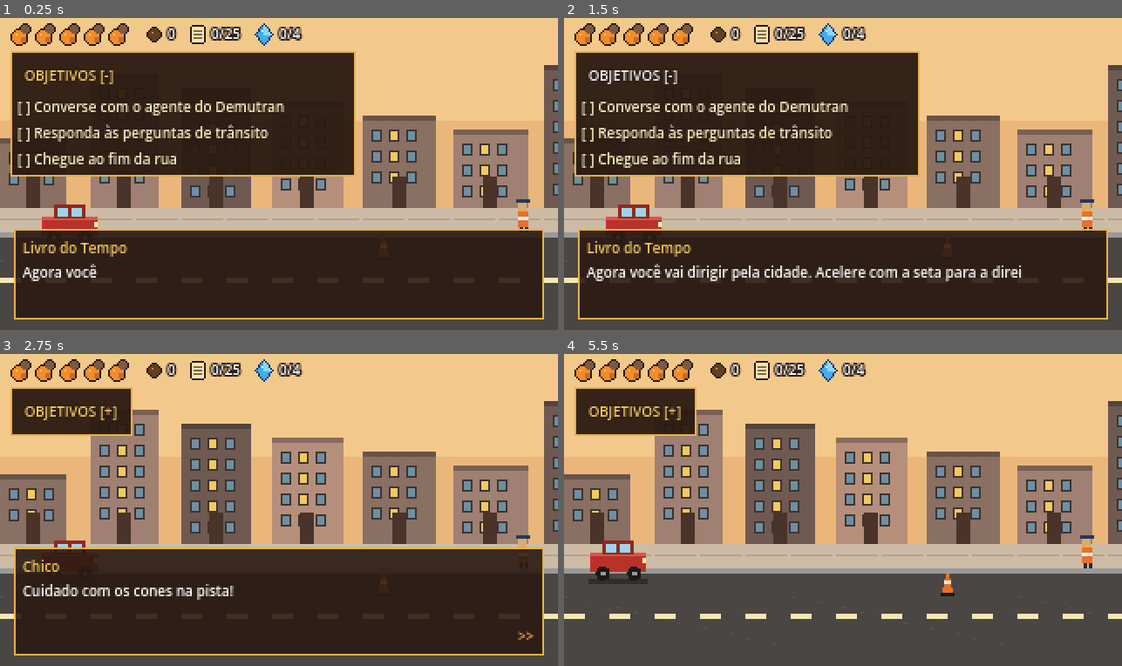
Above: before the commit, frames 1-4 (two rows, left to right).
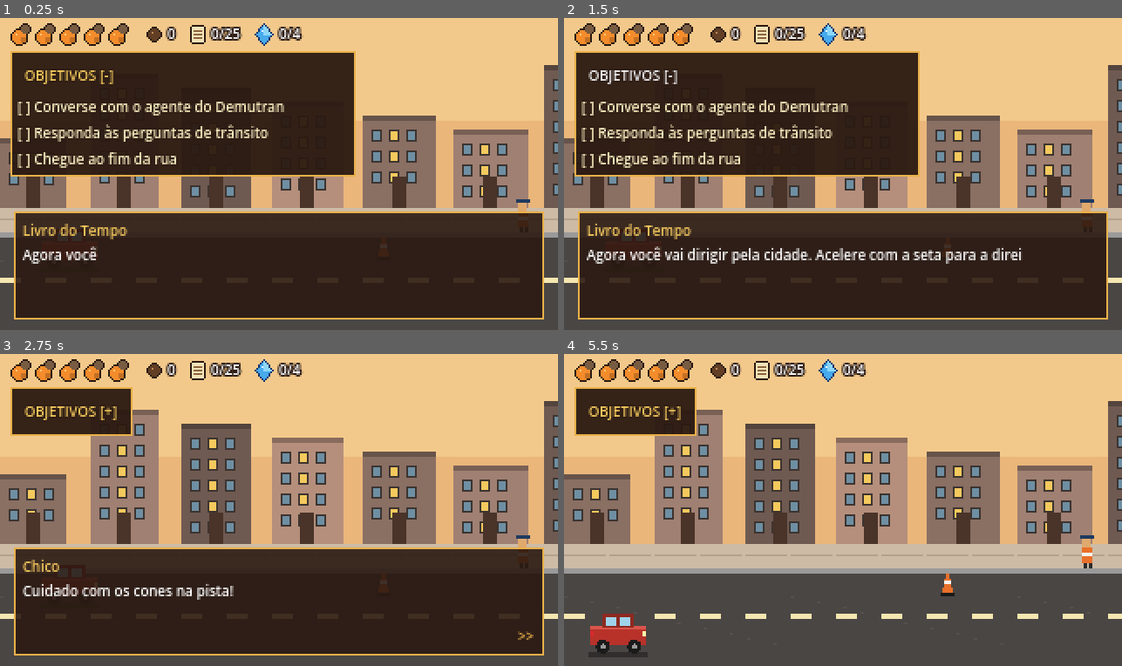
Above: after the commit, the same moments.

Repository: helicleiton/horizonte-jornada-no-tempo
Game: Godot game, scene res://scenes/levels/fase_carro.tscn
Two runs of this game, one before a commit and one after it. Both use one fixed random seed, a clock stepped at 60 frames per second and the inputs below. This scene is started directly instead of the project's main scene.
Inputs (mouse positions are in pixels of both pictures, inside the frame that each line leads up to):
- Up to frame 1 (0.25 s): no input
- Up to frame 2 (1.5 s): click "OBJETIVOS [-]" at 0.5 s; click "OBJETIVOS [+]" at 1.25 s
- Up to frame 3 (2.75 s): tap Enter at 2 s; move the mouse to (401, 494) at 2.02 s; hold D (mover_direita) from 2.03 s (still down); hold Space (pular) from 2.03 s (still down); click (401, 494) at 2.17 s
- Up to frame 4 (5.5 s): release D (mover_direita) at 2.75 s; release Space (pular) at 2.75 s; drag from (731, 525) to (815, 572) at 2.77 s; tap Space (pular) at 3.5, 3.8 s; move the mouse to (898, 441) at 3.52 s; hold A (mover_esquerda) 3.53-4.25 s; hold E (interagir) 3.53-4.25 s; drag from (815, 572) to (675, 463) at 4.27 s; tap Enter at 5, 5.1 s; move the mouse to (1010, 556) at 5.02 s; hold D (mover_direita) from 5.03 s (still down); hold Space (pular) from 5.03 s (still down)

The runs differ from the first frame. In frame 1, 7.0% of the frame differs, in the area x 2-98%, y 59-85%; in frame 2, 9.3%; in frame 3, 0.1%; in frame 4, 2.2%.

Commit message:
Fase do carro: duas faixas para desviar dos cones
Co-Authored-By: Claude Haiku 5.5 <noreply@anthropic.com>

Diff:
--- a/data/dialogos_fase8.json
+++ b/data/dialogos_fase8.json
@@ -5,7 +5,7 @@
   "nos": {
    "a1": {
     "quem": "Livro do Tempo",
-    "fala": "Agora você vai dirigir pela cidade. Acelere com a seta para a direita e freie com a seta para a esquerda.",
+    "fala": "Agora você vai dirigir pela cidade. Acelere com a seta para a direita e freie com a seta para a esquerda. Para trocar de faixa e desviar dos cones, use Espaço ou a seta para cima.",
     "proximo": "a2"
    },
    "a2": {
--- a/scripts/levels/carro_cidade.gd
+++ b/scripts/levels/carro_cidade.gd
@@ -10,7 +10,11 @@
 var _x := 40.0
 var _velocidade := 0.0
 var _camera: Camera2D
-var _cones := [220.0, 480.0, 640.0, 930.0, 1180.0]
+## Duas faixas: 0 = de cima, 1 = de baixo. Cada cone fica em uma faixa.
+const FAIXAS_Y := [138.0, 166.0]
+var _faixa := 0
+var _y_carro := FAIXAS_Y[0]
+var _cones := [[220.0, 0], [480.0, 1], [640.0, 0], [930.0, 1], [1180.0, 0]]
 var _atingidos := {}
 var _gatilhos := {
 	300.0: ["agente_demutran"],
@@ -46,6 +50,10 @@
 	else:
 		_velocidade = move_toward(_velocidade, 0.0, 300.0 * delta)
 	_x = clampf(_x + _velocidade * delta, 0.0, LIMITE)
+	# Troca de faixa com a tecla de pular (Espaço, W ou seta para cima).
+	if not DialogueBox.ativo and Input.is_action_just_pressed("pular"):
+		_faixa = 1 - _faixa
+	_y_carro = lerpf(_y_carro, FAIXAS_Y[_faixa], minf(1.0, delta * 12.0))
 	_camera.position = Vector2(_x + 16.0, 90.0)
 	_verificar_eventos()
 	_piscar += delta
@@ -55,8 +63,10 @@
 ## Batidas nos cones e gatilhos de conversa ao passar pelos agentes.
 func _verificar_eventos() -> void:
 	for cone in _cones:
-		if not _atingidos.has(cone) and absf(_x - cone) < 10.0:
-			_atingidos[cone] = true
+		var pos: float = cone[0]
+		var faixa: int = cone[1]
+		if not _atingidos.has(pos) and faixa == _faixa and absf(_x - pos) < 10.0:
+			_atingidos[pos] = true
 			GameState.perder_caju()
 			_velocidade = 0.0
 	for pos in _gatilhos:
@@ -73,11 +83,11 @@
 	_desenhar_ceu_e_predios()
 	_desenhar_rua()
 	for cone in _cones:
-		_desenhar_cone(cone)
+		_desenhar_cone(cone[0], FAIXAS_Y[cone[1]])
 	for pos in _gatilhos:
 		_desenhar_agente(pos)
 	_desenhar_destino()
-	_desenhar_carro(_x, 124.0)
+	_desenhar_carro(_x, _y_carro)
 
 
 func _desenhar_ceu_e_predios() -> void:
@@ -121,10 +131,10 @@
 		draw_rect(Rect2(i * 26.0, 150, 12, 3), Color("f4e7b0"))
 
 
-func _desenhar_cone(x: float) -> void:
-	draw_rect(Rect2(x - 4, 138, 8, 2), Color("1a1a1a"))
-	draw_colored_polygon(PackedVector2Array([Vector2(x - 3, 138), Vector2(x + 3, 138), Vector2(x + 1, 127), Vector2(x - 1, 127)]), Color("e8702a"))
-	draw_rect(Rect2(x - 2, 131, 4, 2), Color("f5f5f0"))
+func _desenhar_cone(x: float, base: float) -> void:
+	draw_rect(Rect2(x - 4, base, 8, 2), Color("1a1a1a"))
+	draw_colored_polygon(PackedVector2Array([Vector2(x - 3, base), Vector2(x + 3, base), Vector2(x + 1, base - 11), Vector2(x - 1, base - 11)]), Color("e8702a"))
+	draw_rect(Rect2(x - 2, base - 7, 4, 2), Color("f5f5f0"))
 
 
 func _desenhar_agente(x: float) -> void:
